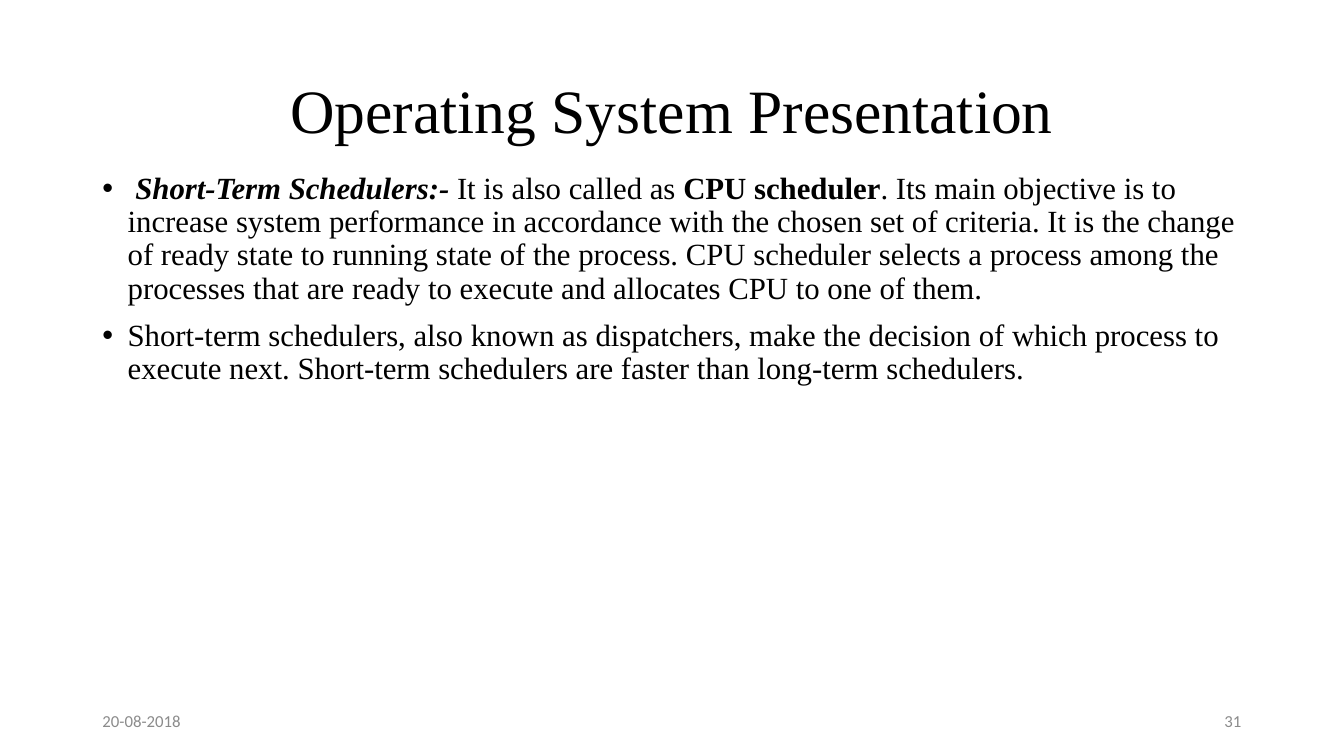
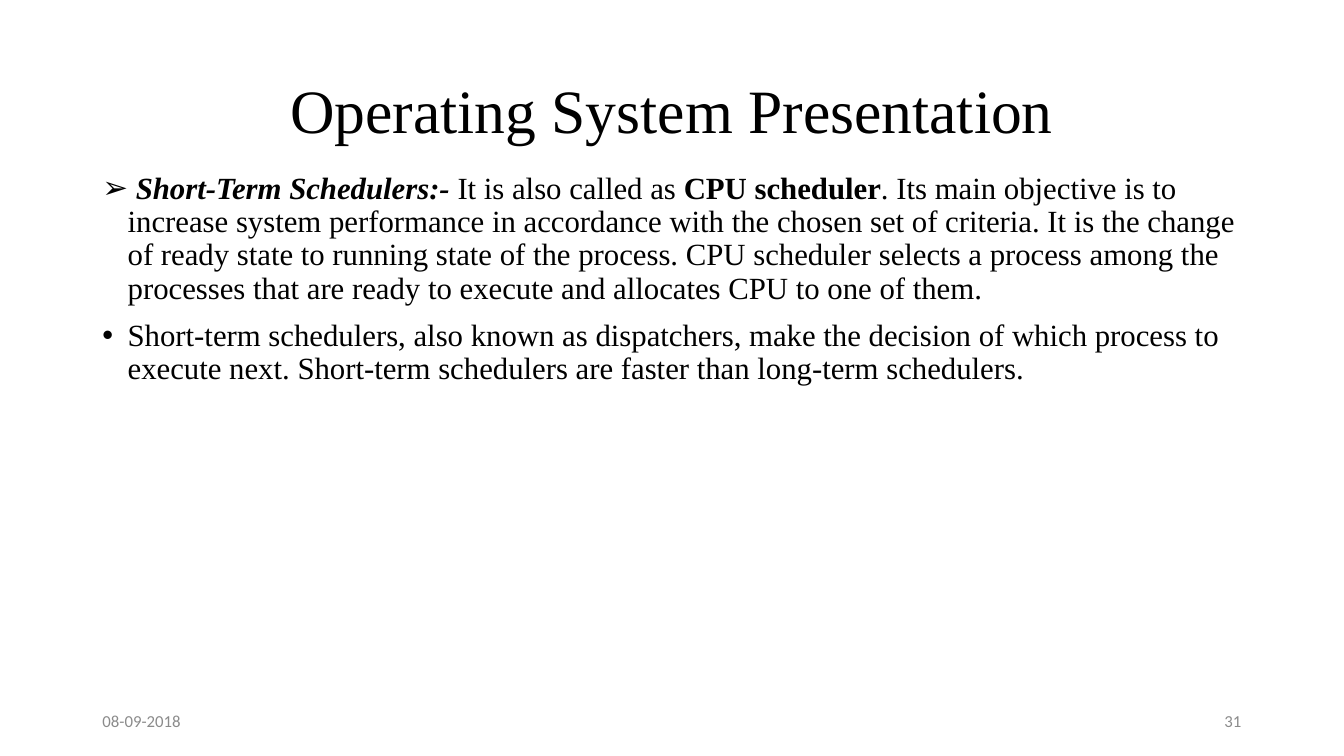
Before and after one commit to sumonkarmakar/Presentation, a slide deck: slide 31 of Operating System Presentation.pptx. Drawn at 1344x756 pixels with LibreOffice and Linux fonts; fonts in the diff are those of the drawing. Boxes give left, top, right and bottom in pixels: in the first picture for what was removed or moved away, otherwise in the second. Text is boxed around its words. In the diff, an @@ line names an element or a change of style, - is before the commit and + after.

```diff
--- a/Operating System Presentation.pptx
+++ b/Operating System Presentation.pptx
@@ text at [128,177,1234,305]: bullet • to ➢ @@
@@ text at [102,715,180,727]: text changed @@
-20-08-2018
+08-09-2018
```
Also in this commit, not shown: 50 other slides changed, 86 slides added.
